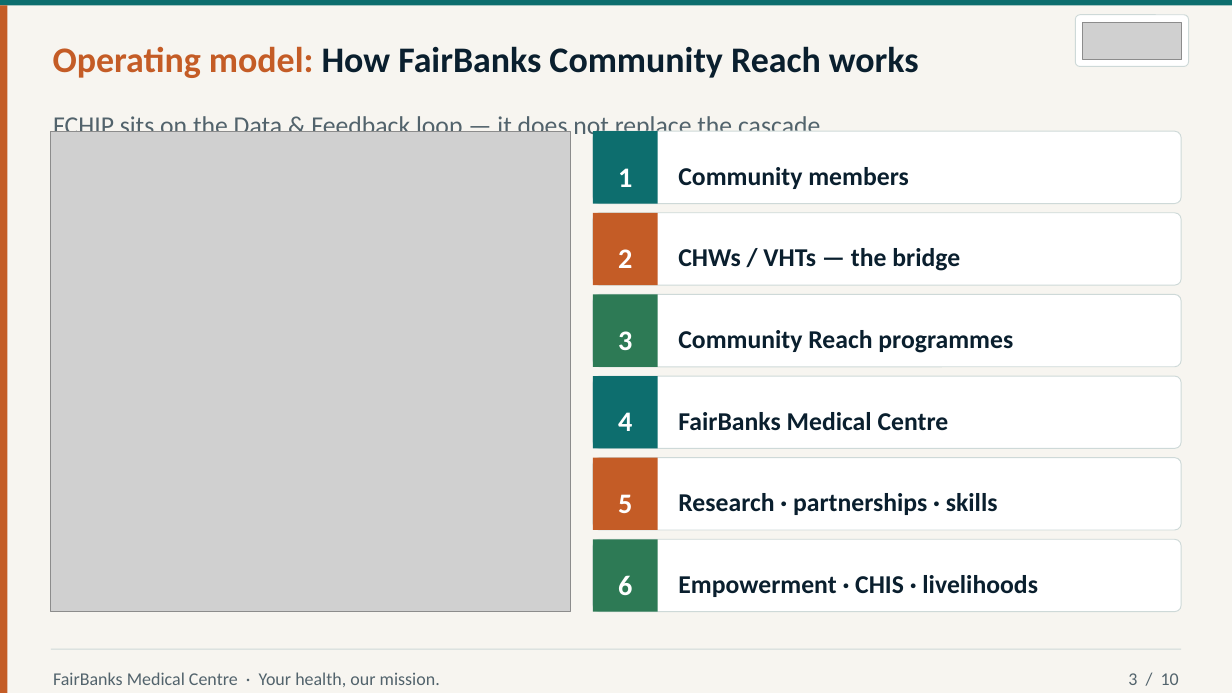
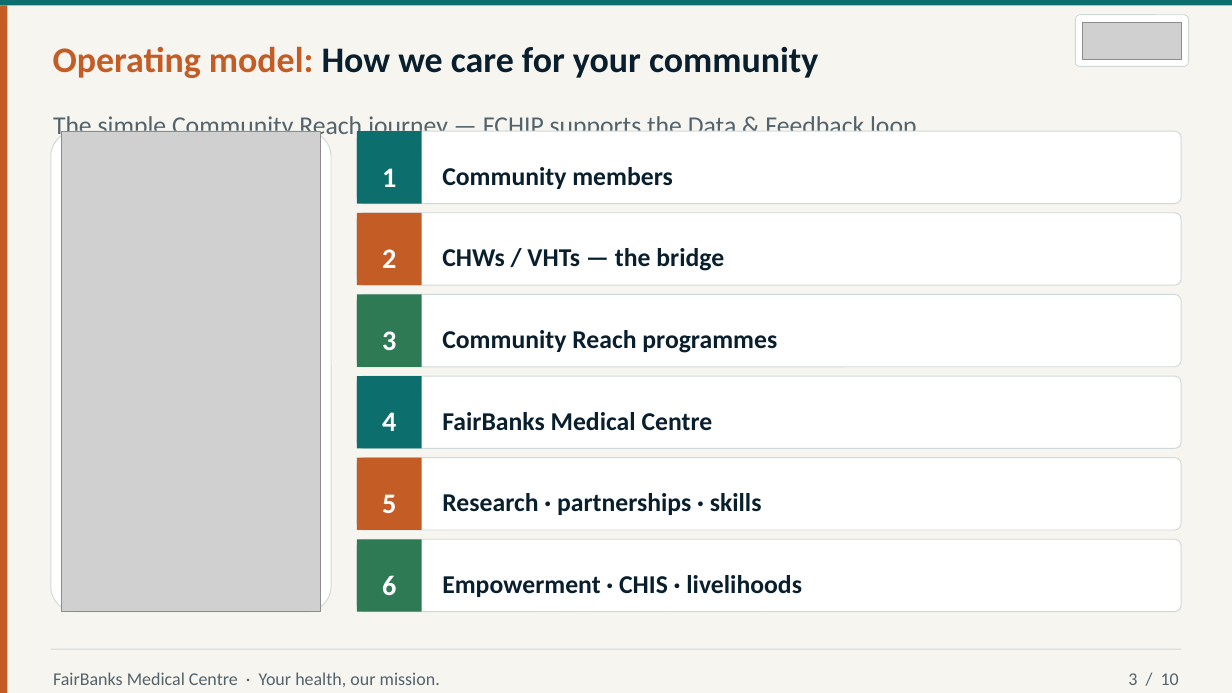
Before and after one commit to WASSWA2624/fairbanks, a slide deck: slide 3 of FCHIP_ppt.pptx. Drawn at 1232x693 pixels with LibreOffice and Linux fonts; fonts in the diff are those of the drawing; grey boxes stand for pictures. Boxes give left, top, right and bottom in pixels: in the first picture for what was removed or moved away, otherwise in the second. Text is boxed around its words. In the diff, an @@ line names an element or a change of style, - is before the commit and + after.

Commit message:
Add fit_photo function to enhance image placement in PowerPoint slides. Updated slide content and layout for improved visual appeal, ensuring images are displayed without cropping. Adjusted dimensions for better alignment with branding guidelines.

```diff
--- a/FCHIP_ppt.pptx
+++ b/FCHIP_ppt.pptx
@@ text at bbox=[53, 46, 818, 78]: text changed @@
-Operating model: How FairBanks Community Reach works
+Operating model: How we care for your community
@@ text at bbox=[53, 116, 923, 140]: text changed @@
-FCHIP sits on the Data & Feedback loop — it does not replace the cascade.
+The simple Community Reach journey — FCHIP supports the Data & Feedback loop.
@@ rounded rectangle added at bbox=[51, 131, 331, 612], fill #FFFFFF, outline #CED9D8 0.75 pt @@
@@ picture: place and size @@
-picture at bbox=[51, 131, 571, 612]
+picture at bbox=[62, 131, 320, 612]
@@ rounded rectangle: place and size @@
-rounded rectangle at bbox=[593, 131, 1182, 203]
+rounded rectangle at bbox=[357, 131, 1181, 203]
@@ text "Community members": place and size @@
-text "Community members" at bbox=[678, 167, 909, 189]
+text "Community members" at bbox=[442, 167, 673, 189]
@@ rounded rectangle: place and size @@
-rounded rectangle at bbox=[593, 213, 1182, 285]
+rounded rectangle at bbox=[357, 213, 1181, 285]
@@ text "CHWs / VHTs — the ...": place and size @@
-text "CHWs / VHTs — the ..." at bbox=[678, 248, 960, 271]
+text "CHWs / VHTs — the ..." at bbox=[442, 248, 724, 271]
@@ rounded rectangle: place and size @@
-rounded rectangle at bbox=[593, 295, 1182, 367]
+rounded rectangle at bbox=[357, 295, 1181, 367]
@@ text "Community Reach programmes": place and size @@
-text "Community Reach programmes" at bbox=[678, 330, 1013, 353]
+text "Community Reach programmes" at bbox=[442, 330, 777, 353]
@@ rounded rectangle: place and size @@
-rounded rectangle at bbox=[593, 376, 1182, 448]
+rounded rectangle at bbox=[357, 376, 1181, 448]
@@ text "FairBanks Medical Centre": place and size @@
-text "FairBanks Medical Centre" at bbox=[678, 412, 949, 431]
+text "FairBanks Medical Centre" at bbox=[442, 412, 713, 431]
@@ rounded rectangle: place and size @@
-rounded rectangle at bbox=[593, 457, 1182, 530]
+rounded rectangle at bbox=[357, 457, 1181, 530]
@@ text "Research · partnerships · skills": place and size @@
-text "Research · partnerships · skills" at bbox=[678, 493, 998, 515]
+text "Research · partnerships · skills" at bbox=[442, 493, 762, 515]
@@ 6 texts, 6 rectangles: place and size @@
-6 texts, 6 rectangles at bbox=[593, 131, 658, 612]
+6 texts, 6 rectangles at bbox=[357, 131, 421, 612]
@@ rounded rectangle: place and size @@
-rounded rectangle at bbox=[593, 540, 1182, 612]
+rounded rectangle at bbox=[357, 540, 1181, 612]
@@ text "Empowerment · CHIS · livelihoods": place and size @@
-text "Empowerment · CHIS · livelihoods" at bbox=[678, 575, 1038, 597]
+text "Empowerment · CHIS · livelihoods" at bbox=[442, 575, 802, 597]
```
Also in this commit, not shown: 1 other file.
